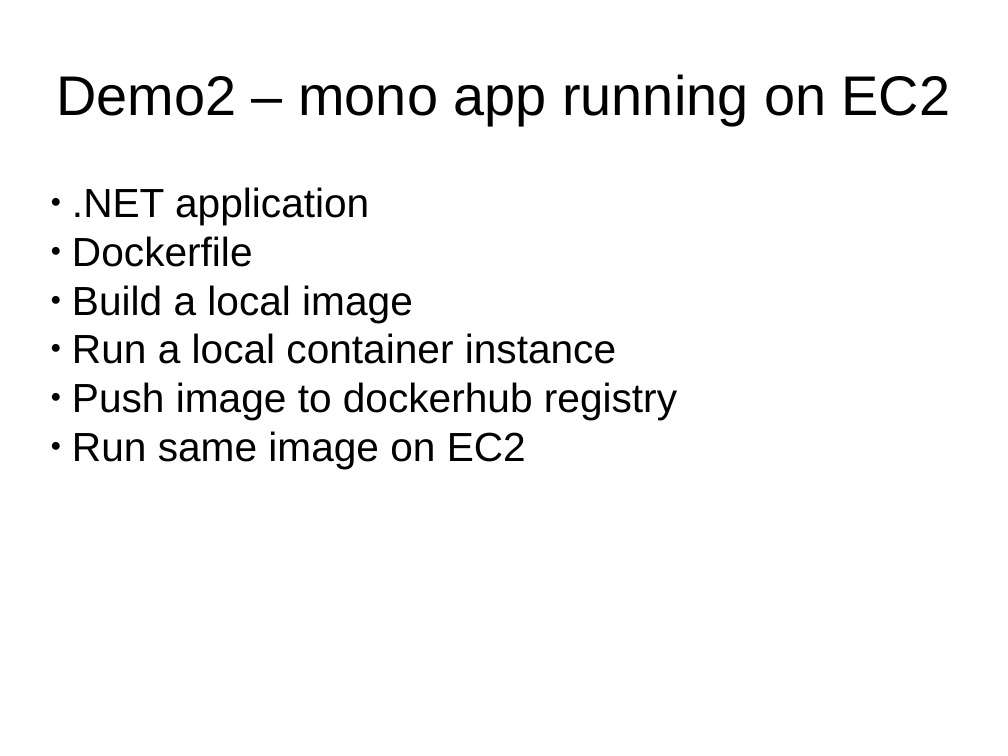
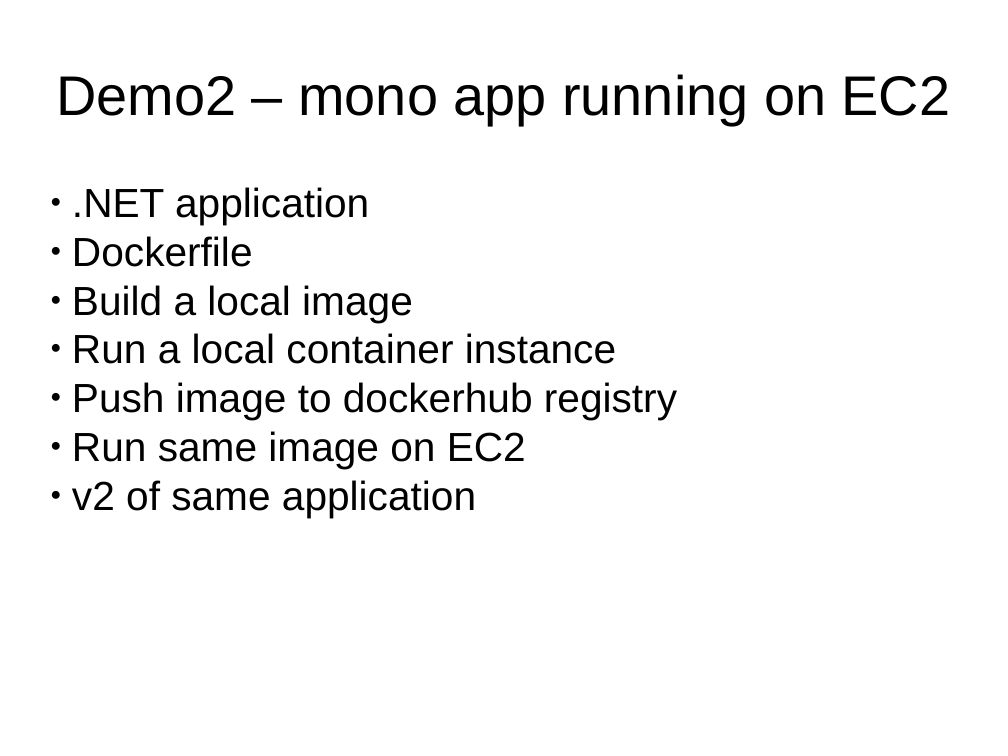
Before and after one commit to pmcgrath/presentations, a slide deck: slide 14 of corkaltnet_docker_20141118/corkaltnet_docker_20141118.pptx. Drawn at 1008x756 pixels with LibreOffice and Linux fonts; fonts in the diff are those of the drawing. Boxes give left, top, right and bottom in pixels: in the first picture for what was removed or moved away, otherwise in the second. Text is boxed around its words. In the diff, an @@ line names an element or a change of style, - is before the commit and + after.

```diff
--- a/corkaltnet_docker_20141118/corkaltnet_docker_20141118.pptx
+++ b/corkaltnet_docker_20141118/corkaltnet_docker_20141118.pptx
@@ text at (72,480,476,517): paragraph added @@
+● v2 of same application
```
Also in this commit, not shown: 3 other slides changed, 1 other file.
